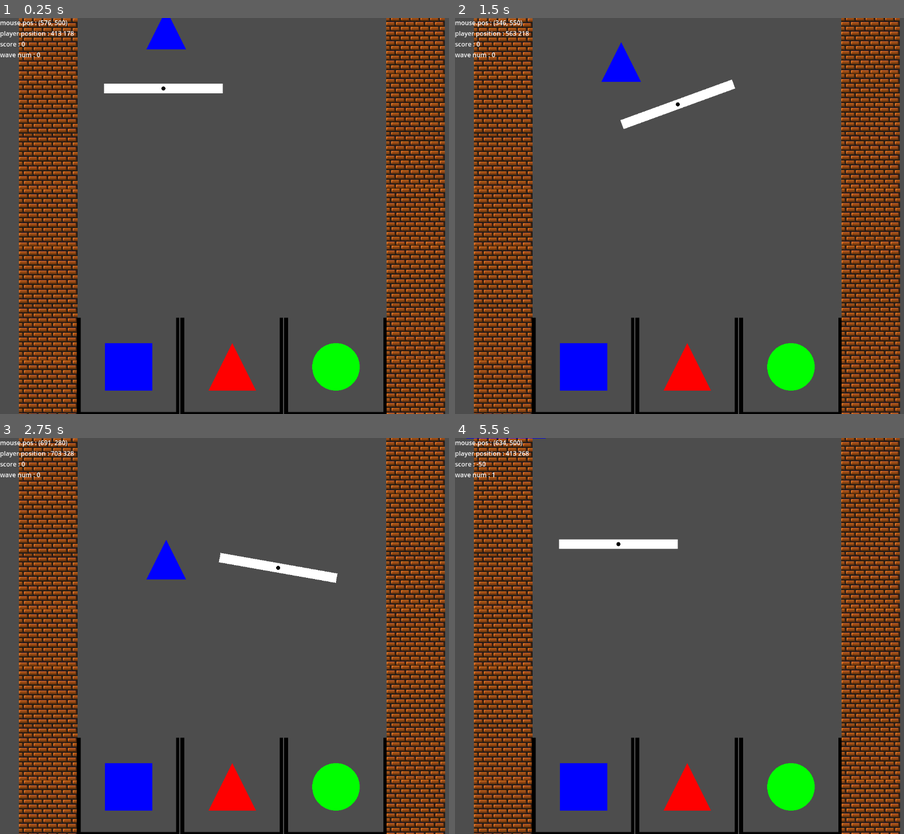
Above: before the commit, frames 1-4 (two rows, left to right).
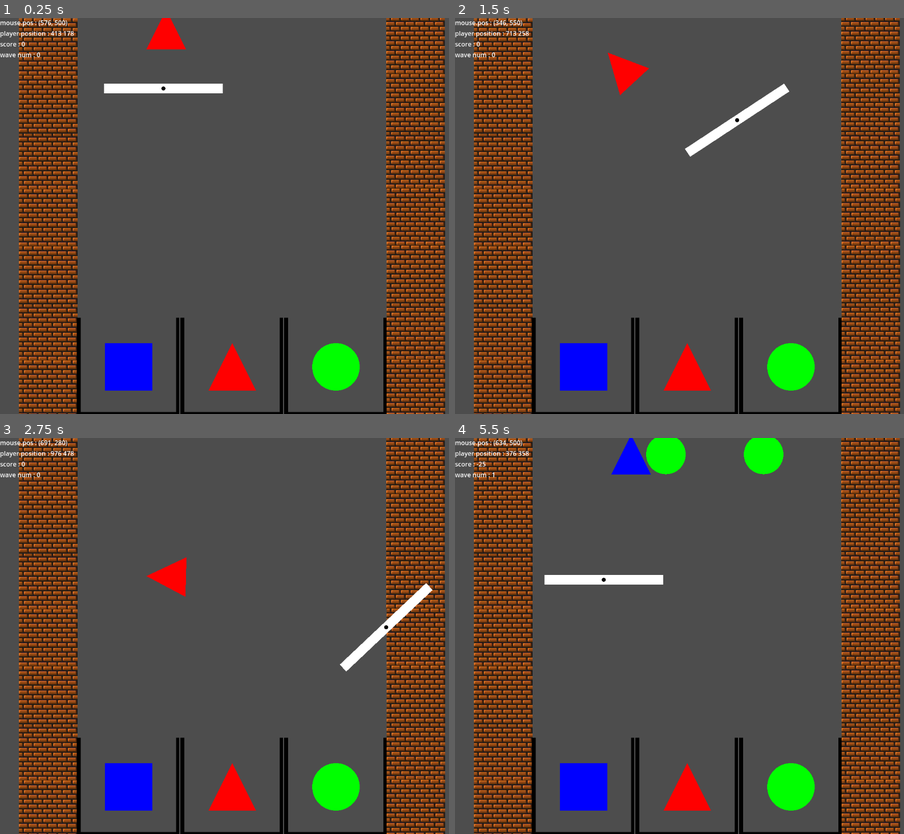
Above: after the commit, the same moments.

Repository: Nockiest/organization-game
Game: Godot game, scene res://scenes/gameLoop/gameLoop.tscn
Two runs of this game, one before a commit and one after it. Both use one fixed random seed, a clock stepped at 60 frames per second and the inputs below.
Inputs (mouse positions are in pixels of both pictures, inside the frame that each line leads up to):
- Up to frame 1 (0.25 s): no input
- Up to frame 2 (1.5 s): tap Enter (ui_accept) at 0.5, 0.6, 0.77, 1.07 s; move the mouse to (782, 196) at 0.52 s; hold D (move_right) 0.53-1.28 s; move the mouse to (589, 235) at 1.27 s; hold S (move_down) from 1.28 s (still down); tap Q (rotate_clockwise) at 1.35 s
- Up to frame 3 (2.75 s): tap Enter (ui_accept) at 1.52, 1.55, 1.82, 2.3 s; move the mouse to (273, 548) at 2.02 s; release S (move_down) at 2.03 s; hold D (move_right) from 2.03 s (still down); hold E (rotate_counterclockwise) from 2.03 s (still down)
- Up to frame 4 (5.5 s): move the mouse to (661, 715) at 2.77 s; release D (move_right) at 2.78 s; release E (rotate_counterclockwise) at 2.78 s; hold W (move_up) 2.78-3.53 s; tap Enter (ui_accept) at 2.85, 3.02, 3.32, 3.77, 3.8, 4.07, 4.52, 4.55, 4.82, 5.1 s; move the mouse to (818, 695) at 3.52 s; hold Q (rotate_clockwise) 3.53-4.28 s; hold Left (move_left) 3.53-5.03 s; move the mouse to (544, 576) at 4.27 s; tap E (rotate_counterclockwise) at 4.35 s; move the mouse to (706, 636) at 5.02 s; hold S (move_down) from 5.03 s (still down)

The runs differ from the first frame. In frame 1, 0.4% of the frame differs, in the area x 32-42%, y 0-8%; in frame 2, 1.9%; in frame 3, 2.0%; in frame 4, 3.2%, in the area x 2-74%, y 0-38%.

Commit message:
spawning objects correctly

Diff:
--- a/entities/bucket/bucket.tscn
+++ b/entities/bucket/bucket.tscn
@@ -20,5 +20,3 @@
 [node name="drawShape" parent="." node_paths=PackedStringArray("parent") instance=ExtResource("2_plgmm")]
 parent = NodePath("..")
 shape_type = 1
-
-[connection signal="area_entered" from="." to="." method="_on_area_entered"]
--- a/entities/player/player.tscn
+++ b/entities/player/player.tscn
@@ -29,8 +29,8 @@
 
 [node name="MkeyMovement" parent="." node_paths=PackedStringArray("MovedObject") groups=["entities", "players"] instance=ExtResource("2_r1p7u")]
 MovedObject = NodePath("..")
-speed = 200.0
-rotation_speed = 300.0
+speed = 400.0
+rotation_speed = 500.0
 
 [connection signal="body_entered" from="." to="." method="_on_body_entered"]
 [connection signal="body_shape_entered" from="." to="." method="_on_body_shape_entered"]
--- a/entities/shapes/shape.gd
+++ b/entities/shapes/shape.gd
@@ -1,10 +1,10 @@
 class_name Shape extends RigidBody2D
 
-@export var shape_type:= GameShapes.GameShapeTypes.RECTANGLE:
+@export var shape_type:= Utils.get_random_enum_value(GameShapes.GameShapeTypes):
 	set(value):
 		shape_type=value
 		update_collision_shape()
-@export var shape_color:= Colors.GameColors.BLUE:
+@export var shape_color:= Utils.get_random_enum_value(Colors.GameColors):
 	set(value):
 		shape_color=value
 		update_collision_shape()
@@ -43,26 +43,11 @@
 		_:
 			assert(false, 'invalid set shape type')
 
-#func _on_body_entered(body: Node) -> void:
-#	print('body entered')
-#
-#
-#func _on_body_shape_entered(body_rid: RID, body: Node, body_shape_index: int, local_shape_index: int) -> void:
-#	print('body shape entered',body)
-#
-#
-#func _on_sleeping_state_changed() -> void:
-#	print('sleeping changed')
 
-#func _physics_process(delta: float) -> void:
-#	var collision_info = move_and_collide(velocity*delta)
-#	if collision_info:
-#		print(collision_info)
-#		velocity = velocity.bounce(collision_info.normal)
-#	if Input.is_action_just_pressed( "ui_accept"):
-#		apply_central_impulse(Vector2(1,1))
-func count_points(correctly_sorted:bool):
-	Stats.game_score += score if correctly_sorted else -score
+func count_points(correct_shape:bool,correct_color:bool):
+	var earned_score =  score/2 if correct_shape else -(score/2)
+	earned_score += score/2 if correct_color else 0
+	Stats.game_score += earned_score
 	queue_free()
 
 func _on_marker_2d_area_entered(area: Area2D) -> void:
@@ -70,5 +55,5 @@
 	if area is Bucket:
 		var bucket = area as Bucket
 #		print('marker entered a bucket')
-		print('marker entered a bucket ' ,bucket.accepted_shape, shape_type)
-		count_points(bucket.accepted_shape == shape_type and bucket.shape_color == shape_color)
+#		print('marker entered a bucket ' ,bucket.accepted_shape, shape_type)
+		count_points(bucket.accepted_shape == shape_type , bucket.shape_color == shape_color)
--- a/entities/shapes/shape.tscn
+++ b/entities/shapes/shape.tscn
@@ -41,7 +41,4 @@
 shape = SubResource("RectangleShape2D_mn5jx")
 debug_color = Color(0.956863, 0.188235, 0.258824, 0.419608)
 
-[connection signal="body_entered" from="." to="." method="_on_body_entered"]
-[connection signal="body_shape_entered" from="." to="." method="_on_body_shape_entered"]
-[connection signal="sleeping_state_changed" from="." to="." method="_on_sleeping_state_changed"]
 [connection signal="area_entered" from="Marker2D" to="." method="_on_marker_2d_area_entered"]
--- a/scenes/gameLoop/gameField.gd
+++ b/scenes/gameLoop/gameField.gd
@@ -1,6 +1,30 @@
 class_name GameField
 extends Area2D
 
+
+func spawn_new_wave( ):
+	var shapes_per_wave = get_parent().wave_number + 2 # Determining shapes per wave based on wave number
+	var spawn_delay = 1.0 # Initial spawn delay
+
+	for i in range(shapes_per_wave):
+		var timer := Timer.new()
+		add_child(timer)
+		timer.wait_time = 1.0
+		timer.start()
+		timer.connect("timeout",  spawn_shape,  )
+		spawn_delay -= 0.1 # Decrease spawn delay
+func spawn_shape( ):
+	var shape_instance = Global.shape_scene.instantiate() # Load and instance the shape scene
+#	shape_instance.shape_type = Utils.get_random_enum_value(GameShapes.GameShapeTypes)
+	print($CollisionShape2D.shape.extents )
+	print($CollisionShape2D.shape.extents[0] )
+	print(shape_instance.size )
+	var max_x = $CollisionShape2D.shape.extents.x * 2 - shape_instance.size
+	var random_x =  randi_range(0, max_x)
+
+	shape_instance.position.x = random_x
+	shape_instance.position.x =  randi_range(0, max_x -shape_instance.size  ) # Random x position
+	add_child(shape_instance)
 # Called when the node enters the scene tree for the first time.
 func _ready() -> void:
 
--- a/scenes/gameLoop/gameLoop.gd
+++ b/scenes/gameLoop/gameLoop.gd
@@ -1,11 +1,12 @@
 extends Node2D
 
-const shape_scene:PackedScene = preload("res://entities/shapes/shape.tscn")
+
 var wave_number:= 0:
 	set(value):
+		print(wave_number)
 		wave_number = value
 		if wave_number < len(Global.waves):
-			spawn_new_wave()
+			$gameField.spawn_new_wave()
 		else:
 			print('game ended no more waves to be spawned!')
 # Called when the node enters the scene tree for the first time.
@@ -20,25 +21,7 @@
 	$Mdebug.track_value('score',trackScore  )
 	$Mdebug.track_value('wave num',trackWaveNumber  )
 
-func spawn_new_wave( ):
-	var shapes_per_wave = wave_number + 2 # Determining shapes per wave based on wave number
-	var spawn_delay = 1.0 # Initial spawn delay
-	var random = RandomNumberGenerator.new() # Random number generator
 
-	for i in range(shapes_per_wave):
-		var timer := Timer.new()
-		add_child(timer)
-		timer.wait_time = 1.0
-		timer.start()
-#		shape_instance.shape_type = get_random_shape_type() # Set random shape type
-		# Add the instance to scene and apply spawn delay
-		timer.connect("timeout",  spawn_shape,  )
-		# Update spawn delay for next shape
-		spawn_delay -= 0.1 # Decrease spawn delay
-func spawn_shape( ):
-	var shape_instance = shape_scene.instantiate() # Load and instance the shape scene
-	shape_instance.position.x =  randi_range(-300, 300) # Random x position
-	add_child(shape_instance)
 func _on_shapes_child_exiting_tree(shape: Node) -> void:
 	print( shape.get_parent().get_children(), 'children')
 	var children = shape.get_parent().get_children()
--- a/shared/globals/global.gd
+++ b/shared/globals/global.gd
@@ -1,17 +1,17 @@
 extends Node
 
 var waves = [
-	{"circles": 1, "squares": 1, "triangles": 1},   # Total: 3 shapes
-	{"circles": 2, "squares": 1, "triangles": 1},   # Total: 4 shapes
-	{"circles": 2, "squares": 2, "triangles": 1},   # Total: 5 shapes
-	{"circles": 2, "squares": 2, "triangles": 2},   # Total: 6 shapes
-	{"circles": 3, "squares": 2, "triangles": 2},   # Total: 7 shapes
-	{"circles": 3, "squares": 3, "triangles": 2},   # Total: 8 shapes
-	{"circles": 3, "squares": 3, "triangles": 3},   # Total: 9 shapes
-	{"circles": 4, "squares": 3, "triangles": 3},   # Total: 10 shapes
-	{"circles": 4, "squares": 4, "triangles": 3},   # Total: 11 shapes
-	{"circles": 4, "squares": 4, "triangles": 4}    # Total: 12 shapes
+	3,
+	5,
+	8,
+	11,
+	14,
+	18,
+	21,
+	24,
+	40
 ]
+const shape_scene:PackedScene = preload("res://entities/shapes/shape.tscn")
 
 
 		# call a function to call a new wave
--- a/shared/modules/MdrawShape/drawShape.gd
+++ b/shared/modules/MdrawShape/drawShape.gd
@@ -8,7 +8,6 @@
 
 # Called when the node enters the scene tree for the first time.
 func _ready() -> void:
-	print('READY')
 	if parent:
 		if 'shape_type' in parent:
 			shape_type = parent.shape_type
--- a/shared/utils/utils.gd
+++ b/shared/utils/utils.gd
@@ -228,7 +228,9 @@
 		_:
 			print("not fonud color")
 
-
+func get_random_enum_value(enum_type: Dictionary) -> int:
+	var enum_values = enum_type.values()
+	return enum_values[randi() % enum_values.size()]
 # sadly not working
 #func find_ancestor_by_class(name_of_class: String, node: Node) -> Node:
 #	var current_node = node
Not shown, added: scenes/gameLoop/gam419B.tmp
